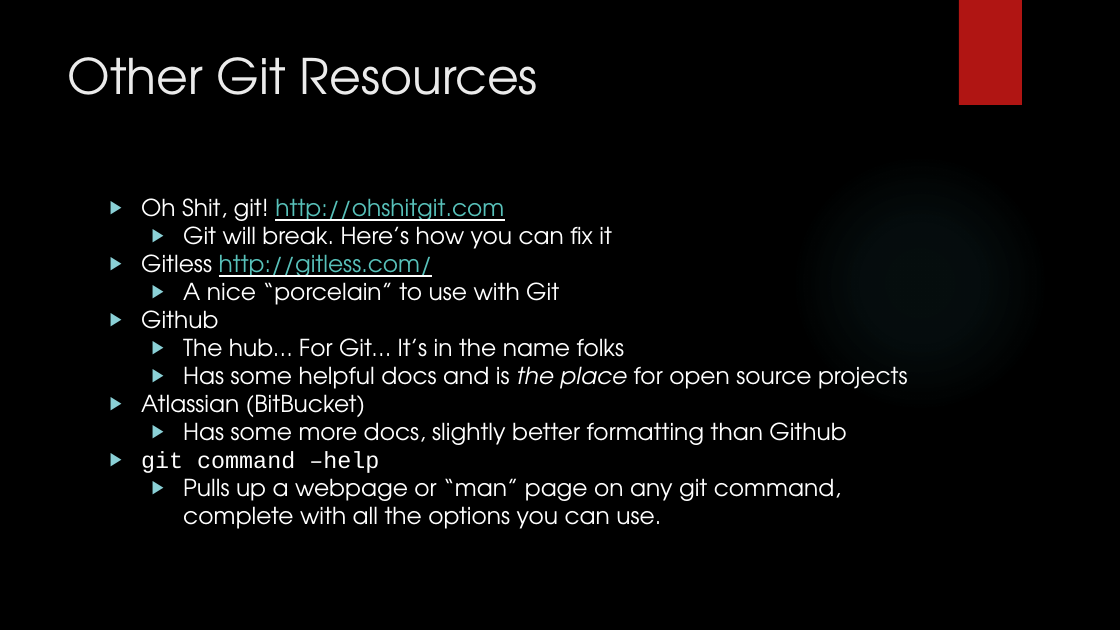
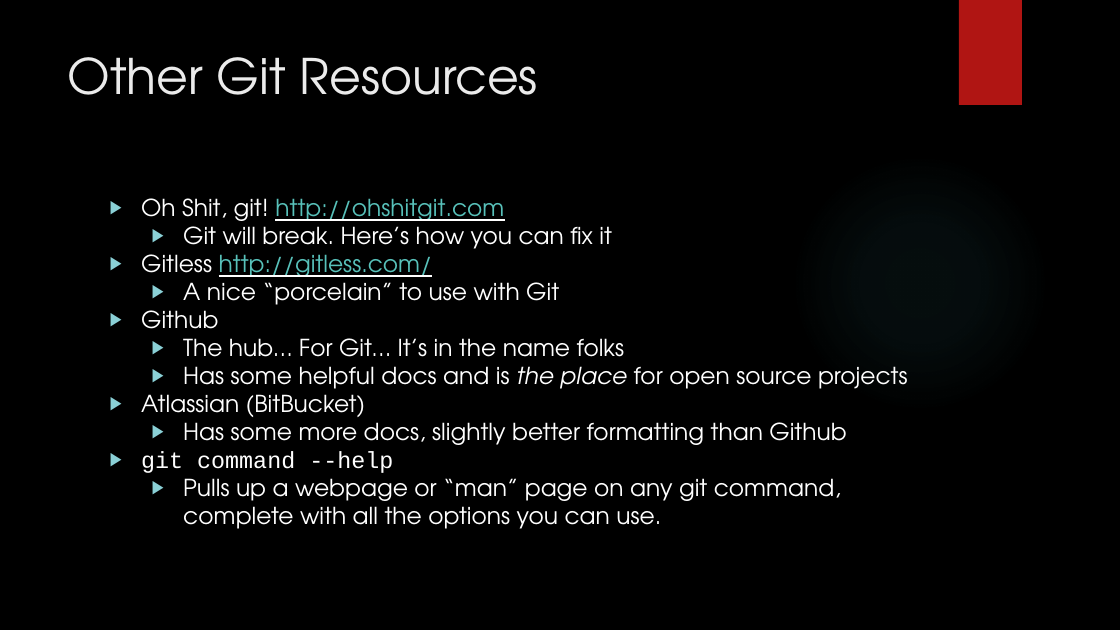
Before and after one commit to dvdmuckle/git101, a slide deck: slide 23 of Git 101.pptx. Drawn at 1120x630 pixels with LibreOffice and Linux fonts; fonts in the diff are those of the drawing; background and template pictures are left out. Boxes give left, top, right and bottom in pixels: in the first picture for what was removed or moved away, otherwise in the second. Text is boxed around its words. In the diff, an @@ line names an element or a change of style, - is before the commit and + after.

Commit message:
Added missing dash on git --help

```diff
--- a/Git 101.pptx
+++ b/Git 101.pptx
@@ text at (x1=141, y1=451, x2=393, y2=473): text changed @@
-▶ git command –help
+▶ git command --help
```
Also in this commit, not shown: 1 other file.
